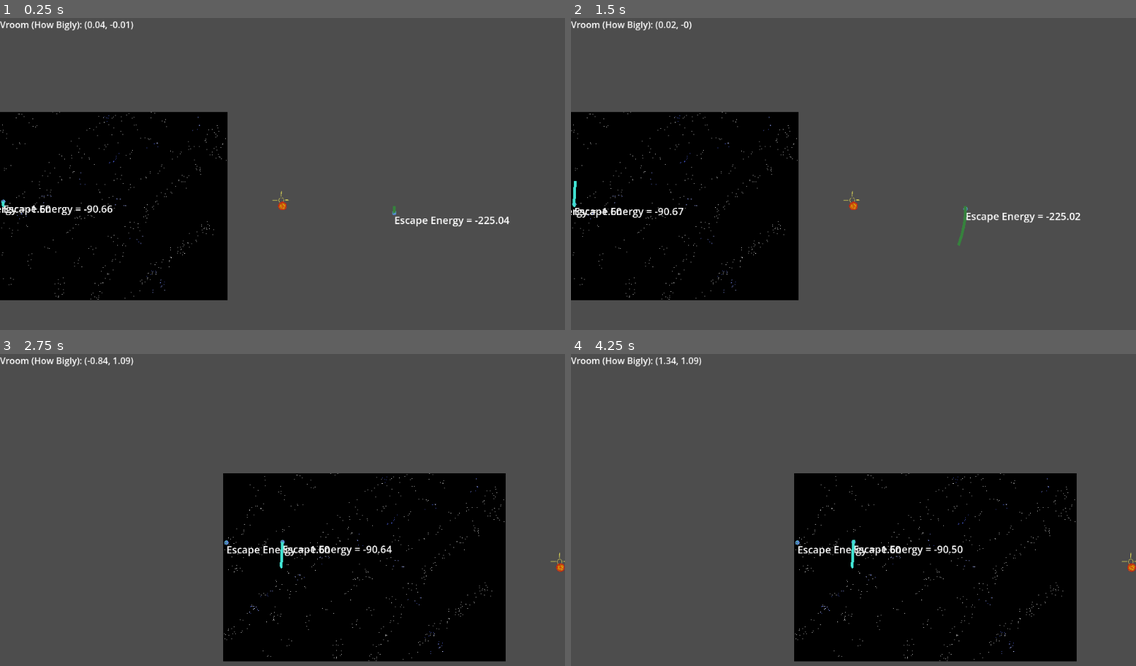
Above: before the commit, frames 1-4 (two rows, left to right).
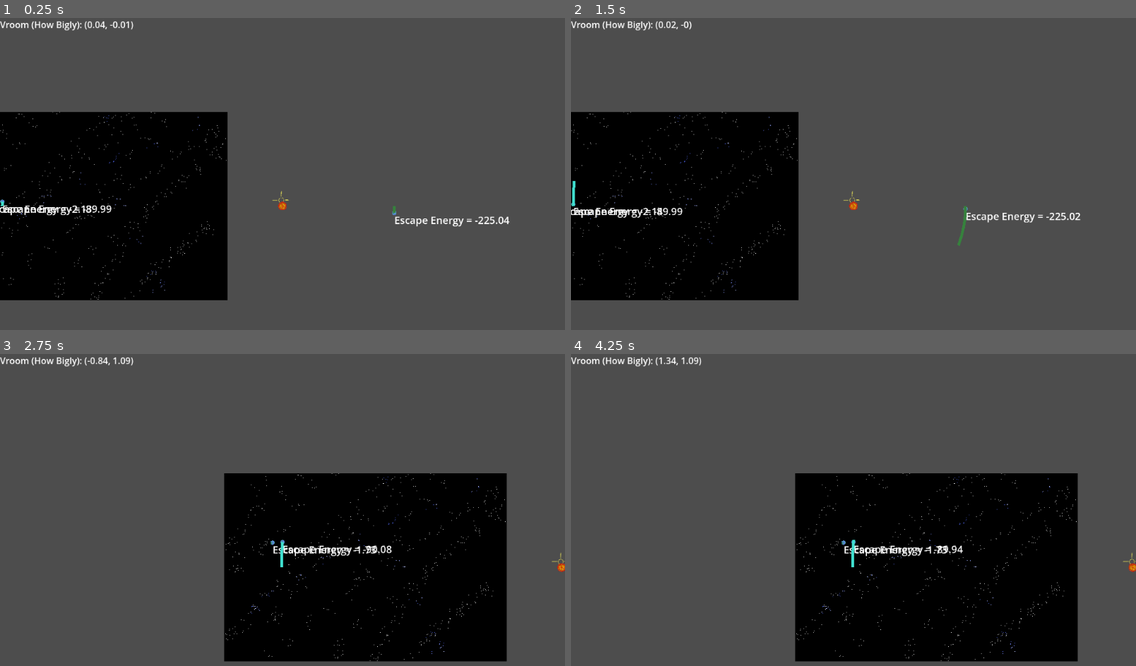
Above: after the commit, the same moments.

Repository: Arveanor/moongolf
Game: Godot game, scene res://scenes/main.tscn
Two runs of this game, one before a commit and one after it. Both use one fixed random seed, a clock stepped at 60 frames per second and the inputs below. This scene is started directly instead of the project's main scene.
Inputs:
- Up to frame 1 (0.25 s): no input
- Up to frame 2 (1.5 s): tap Enter at 0.5 s; hold W from 0.53 s (still down); tap Shift at 0.6 s; tap R at 1.35 s
- Up to frame 3 (2.75 s): release W at 2.03 s; hold A from 2.03 s (still down); tap Shift at 2.1 s
- Up to frame 4 (4.25 s): tap R at 2.85 s; release A at 3.53 s; hold S from 3.53 s (still down); tap Shift at 3.6 s

The runs differ from the first frame. In frame 1, 0.4% of the frame differs, in the area x 0-20%, y 58-64%; in frame 2, 0.4%; in frame 3, 1.4%; in frame 4, 1.4%, in the area x 39-100%, y 38-99%.
Error before the commit: Invalid call. Nonexistent function 'calculate_sov' in base 'Node (constants.gd)'. (res://scripts/body.gd:92)

Commit message:
collision shape sizing

Diff:
--- a/scenes/planet.tscn
+++ b/scenes/planet.tscn
@@ -7,6 +7,7 @@
 font_size = 36
 
 [sub_resource type="CircleShape2D" id="CircleShape2D_4ggem"]
+radius = 40.0
 
 [sub_resource type="CircleShape2D" id="CircleShape2D_6rych"]
 
@@ -26,12 +27,10 @@
 [node name="MoonTrap" type="Area2D" parent="."]
 
 [node name="CollisionShape2D" type="CollisionShape2D" parent="MoonTrap"]
-scale = Vector2(15, 15)
 shape = SubResource("CircleShape2D_4ggem")
 debug_color = Color(0, 0.6, 0.701961, 0.419608)
 
 [node name="CollisionShape2D" type="CollisionShape2D" parent="."]
-scale = Vector2(10, 10)
 shape = SubResource("CircleShape2D_6rych")
 
 [connection signal="body_entered" from="MoonTrap" to="." method="_on_body_entered_trap"]
--- a/scripts/body.gd
+++ b/scripts/body.gd
@@ -95,7 +95,8 @@
 
 
 func _on_body_entered_trap(_body):
-	trapped_bodies.append(_body)
+	if(_body.is_moon):
+		trapped_bodies.append(_body)
 
 func _on_body_exited_trap(_body):
 	var i = trapped_bodies.find(_body)
